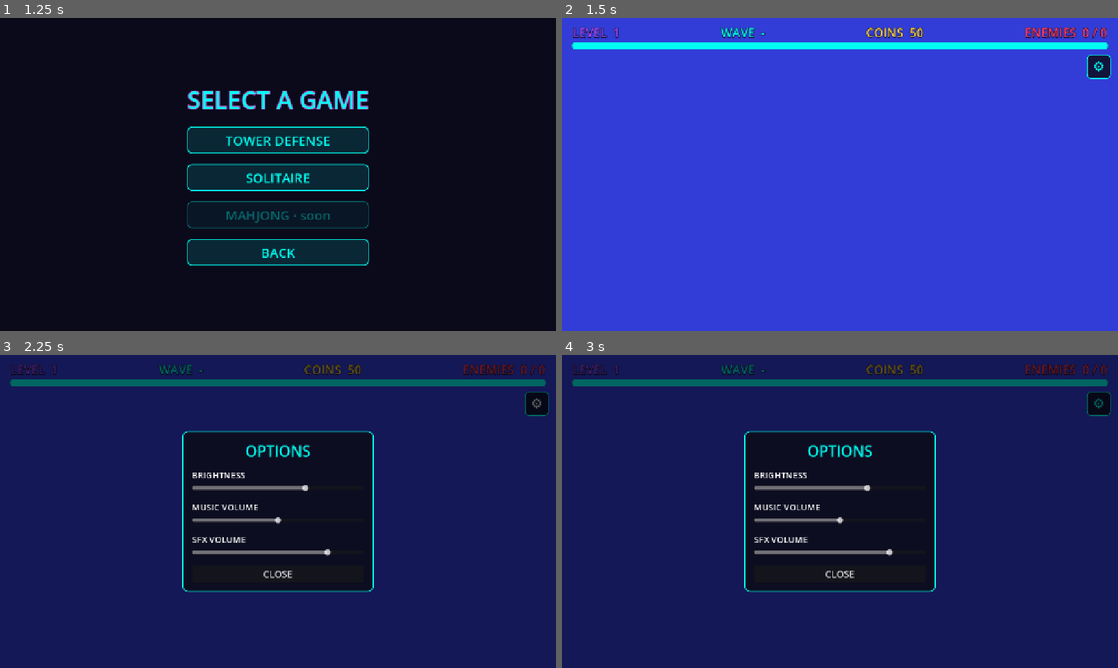
Above: before the commit, frames 1-4 (two rows, left to right).
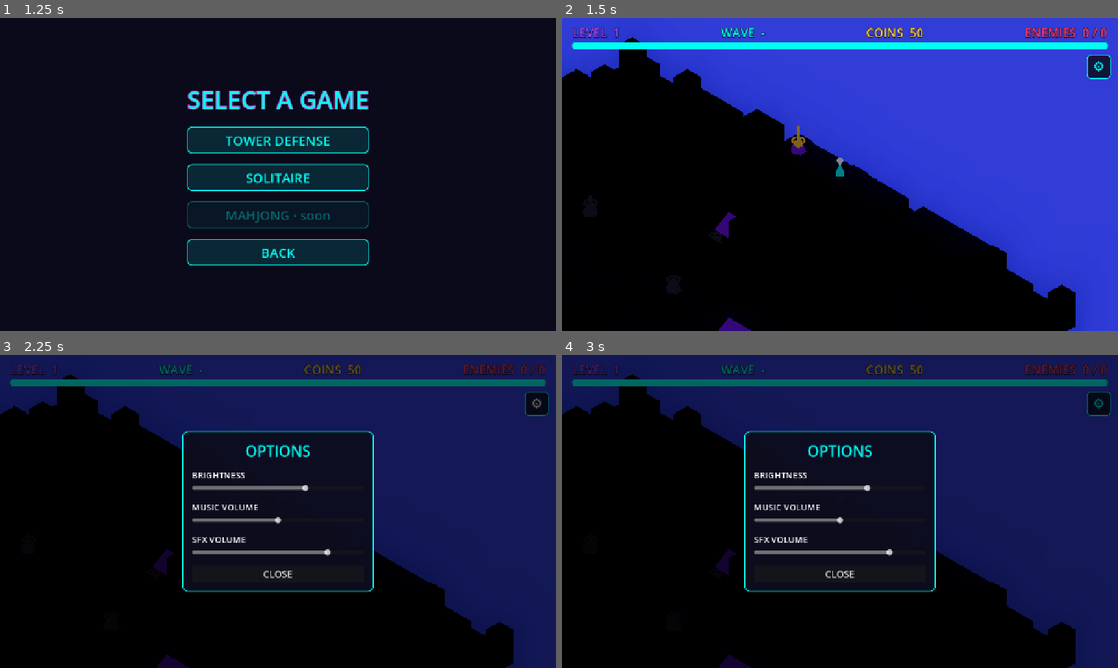
Above: after the commit, the same moments.

Repository: requaos/yarbell
Game: Godot game, scene res://scenes/ui/title.tscn
Two runs of this game, one before a commit and one after it. Both use one fixed random seed, a clock stepped at 60 frames per second and the inputs below.
Inputs:
- Up to frame 1 (1.25 s): click "PLAY" at 0.5 s
- Up to frame 2 (1.5 s): click "TOWER DEFENSE" at 1.25 s
- Up to frame 3 (2.25 s): click "⚙" at 2 s
- Up to frame 4 (3 s): click "⚙" at 2.75 s

Frame 1 is identical in both runs. In frame 2, 52% of the frame differs, in the area x 0-93%, y 6-100%; in frame 3, 41%; in frame 4, 41%.
Error before the commit: Parse Error: Could not resolve class "WaveSpawner", because of a parser error. (res://scripts/level.gd:117)

Commit message:
Fix misindented else that broke loading any level
The v0.2.0 wave_spawner edit introduced the _end_wave 'else:' one
indent too deep; GDScript's parser rejected it ('Expected statement,
found else'), which un-resolved the WaveSpawner class and made
level.gd fail to load — so no level could start. Restore the correct
indentation.

The earlier editor-load verification missed this because it ran with
a stale global class cache and never recompiled the modified script;
verified this time by running the game scene headless (level loads,
navmesh bakes, enemies spawn, zero script errors).

Diff:
--- a/game/scripts/systems/wave_spawner.gd
+++ b/game/scripts/systems/wave_spawner.gd
@@ -94,11 +94,11 @@
 	if _wave >= _waves.size() - 1:
 		_phase = PHASE_DONE
 		cleared.emit()
-		else:
-			_wave += 1
-			_phase = PHASE_INTERMISSION
-			_timer = float(_cfg.get("intermission", INTERMISSION))
-			announce.emit("WAVE %d INCOMING" % (_wave + 1), Palette.GOLD)
+	else:
+		_wave += 1
+		_phase = PHASE_INTERMISSION
+		_timer = float(_cfg.get("intermission", INTERMISSION))
+		announce.emit("WAVE %d INCOMING" % (_wave + 1), Palette.GOLD)
 
 func _spawn(rank: int) -> void:
 	var enemy := EnemyScene.instantiate()
